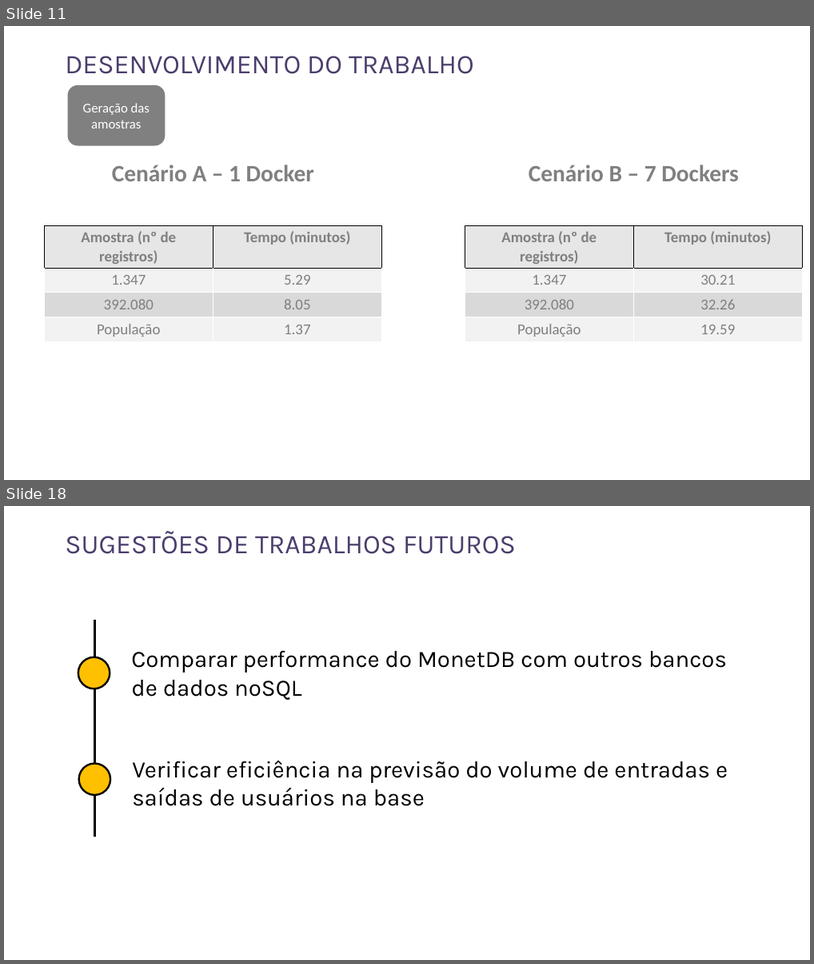
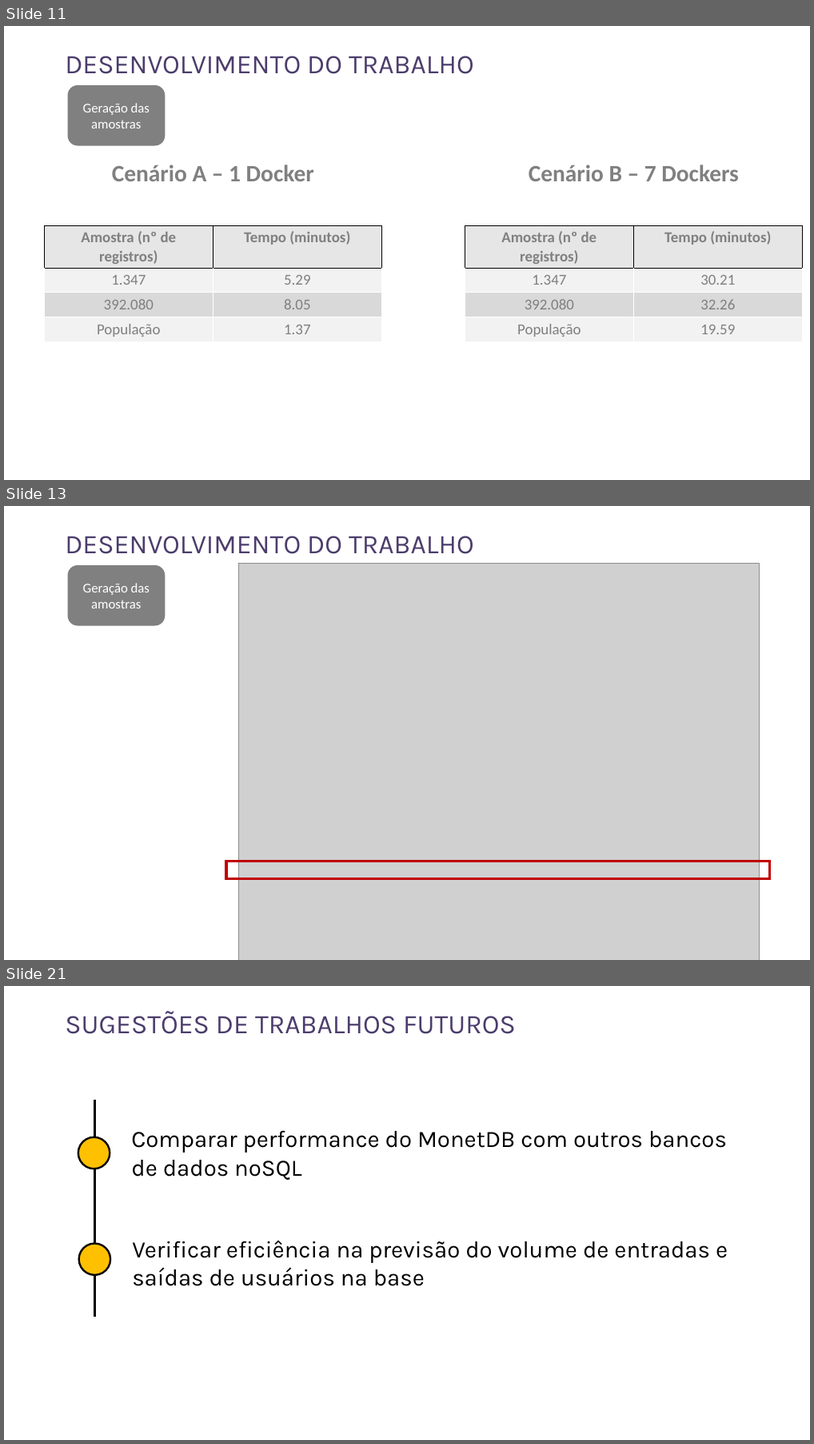
Before and after one commit to rnmourao/monet_sampling_benchmark, a slide deck: paper/Apresentação MonetDB v2.pptx. Shown one above the other, each under a label of ours: slides 11 and 18 before the commit, slides 11, 13 and 21 after it; the slides between them are not shown. The pictures are 814x964 and 814x1444 pixels, drawn with LibreOffice and Linux fonts; fonts in the diff are those of the drawing; grey boxes stand for pictures. Boxes give left, top, right and bottom in pixels: in the first picture for what was removed or moved away, otherwise in the second. Text is boxed around its words. In the diff, an @@ line names an element or a change of style, - is before the commit and + after.

```diff
--- a/paper/Apresentação MonetDB v2.pptx
+++ b/paper/Apresentação MonetDB v2.pptx
@@ slide 13 added at (4,506,810,960), background #FFFFFF @@
@@ text added at (65,536,474,554), 32 pt, text #4C3D6C @@
+DESENVOLVIMENTO DO TRABALHO
@@ rounded rectangle added at (67,565,165,626), fill #808080, 16 pt, text #FFFFFF @@
+Geração das amostras
@@ picture added at (238,564,759,960) @@
@@ rectangle added at (226,861,770,879), outline #C00000 3 pt @@
@@ what was slide 18 is now slide 21 @@
```
Also in this commit, not shown: 3 slides changed, 3 other slides added, 1 slide removed.
